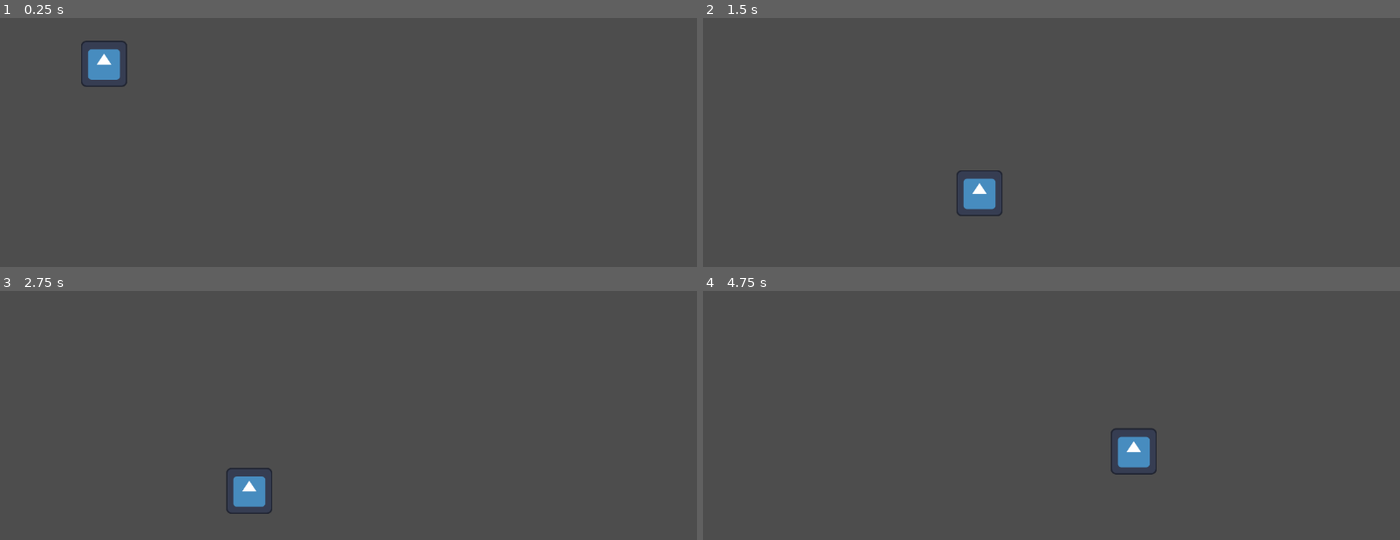
Above: before the commit, frames 1-4 (two rows, left to right).
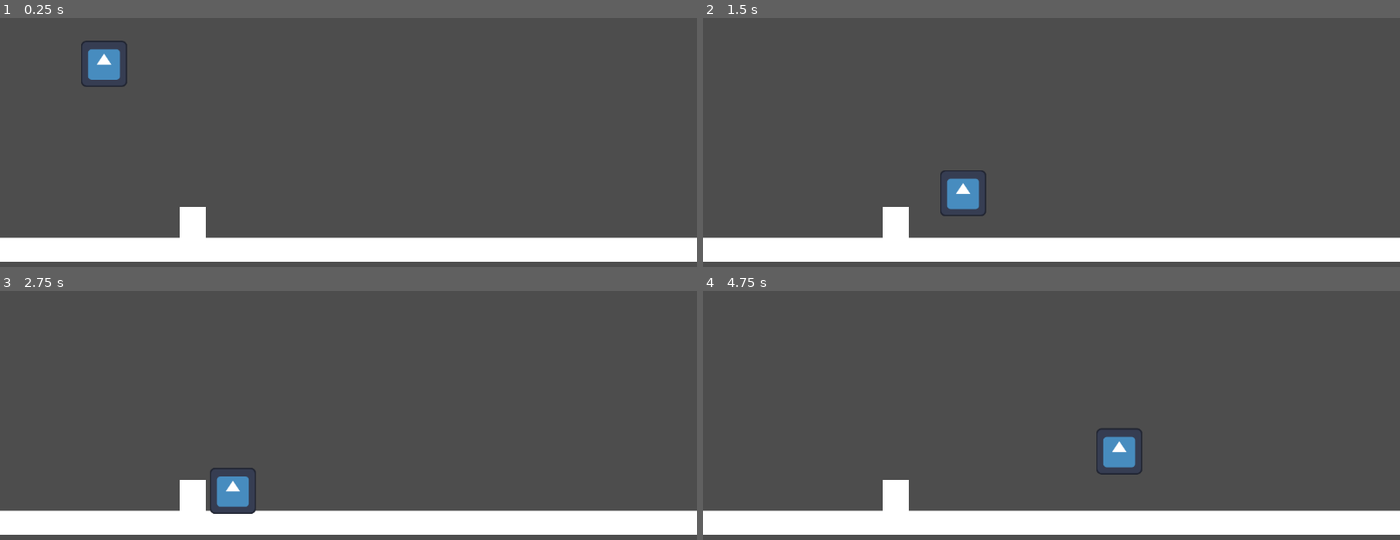
Above: after the commit, the same moments.

Repository: nealholt/CNM-CiC-2025-Godot
Game: Godot game, scene res://Levels/Level00_demo/main.tscn
The game is run twice, just before and just after one commit, with the same random seed, the same clock (stepped at 60 frames per second) and the same inputs. The engine's default icon, where the game draws it, is replaced by a stand-in: a white triangle on a blue panel in a dark square.
Inputs:
- Up to frame 1 (0.25 s): no input
- Up to frame 2 (1.5 s): tap Enter (ui_accept) at 0.5, 0.77 s; hold Right (ui_right) from 0.53 s (still down)
- Up to frame 3 (2.75 s): tap Enter (ui_accept) at 1.52 s; release Right (ui_right) at 2.03 s; hold Left (ui_left) from 2.03 s (still down)
- Up to frame 4 (4.75 s): release Left (ui_left) at 2.78 s; hold Right (ui_right) 2.78-4.28 s; tap Enter (ui_accept) at 3.02, 3.77, 4.52 s; hold Left (ui_left) from 4.28 s (still down)

The runs differ from the first frame. In frame 1, 10% of the frame differs, in the area x 0-100%, y 75-98%; in frame 2, 11%, in the area x 0-100%, y 61-98%; in frame 3, 11%; in frame 4, 11%.

Commit message:
Obstacle
Added a small obstacle to jump over and also colored the floor.

Diff:
--- a/Levels/Level00_demo/main.tscn
+++ b/Levels/Level00_demo/main.tscn
@@ -1,8 +1,11 @@
-[gd_scene load_steps=3 format=3 uid="uid://cil1eb25wrcy4"]
+[gd_scene load_steps=4 format=3 uid="uid://cil1eb25wrcy4"]
 
 [ext_resource type="PackedScene" uid="uid://hccuyc1k1gj5" path="res://Scenes/Player.tscn" id="1_123nd"]
 
 [sub_resource type="WorldBoundaryShape2D" id="WorldBoundaryShape2D_xrwdg"]
+
+[sub_resource type="RectangleShape2D" id="RectangleShape2D_123nd"]
+size = Vector2(41, 60.5)
 
 [node name="Main" type="Node2D"]
 
@@ -12,5 +15,23 @@
 [node name="CollisionShape2D" type="CollisionShape2D" parent="Floor"]
 shape = SubResource("WorldBoundaryShape2D_xrwdg")
 
+[node name="ColorRect" type="ColorRect" parent="Floor"]
+offset_left = -50.0
+offset_right = 1177.0
+offset_bottom = 40.0
+
 [node name="Player" parent="." instance=ExtResource("1_123nd")]
 position = Vector2(172, 183)
+
+[node name="Obstacle" type="StaticBody2D" parent="."]
+position = Vector2(300, 450)
+
+[node name="CollisionShape2D" type="CollisionShape2D" parent="Obstacle"]
+position = Vector2(18.5, 29.75)
+shape = SubResource("RectangleShape2D_123nd")
+
+[node name="ColorRect" type="ColorRect" parent="Obstacle"]
+offset_left = -3.0
+offset_top = -1.0
+offset_right = 40.0
+offset_bottom = 56.0
